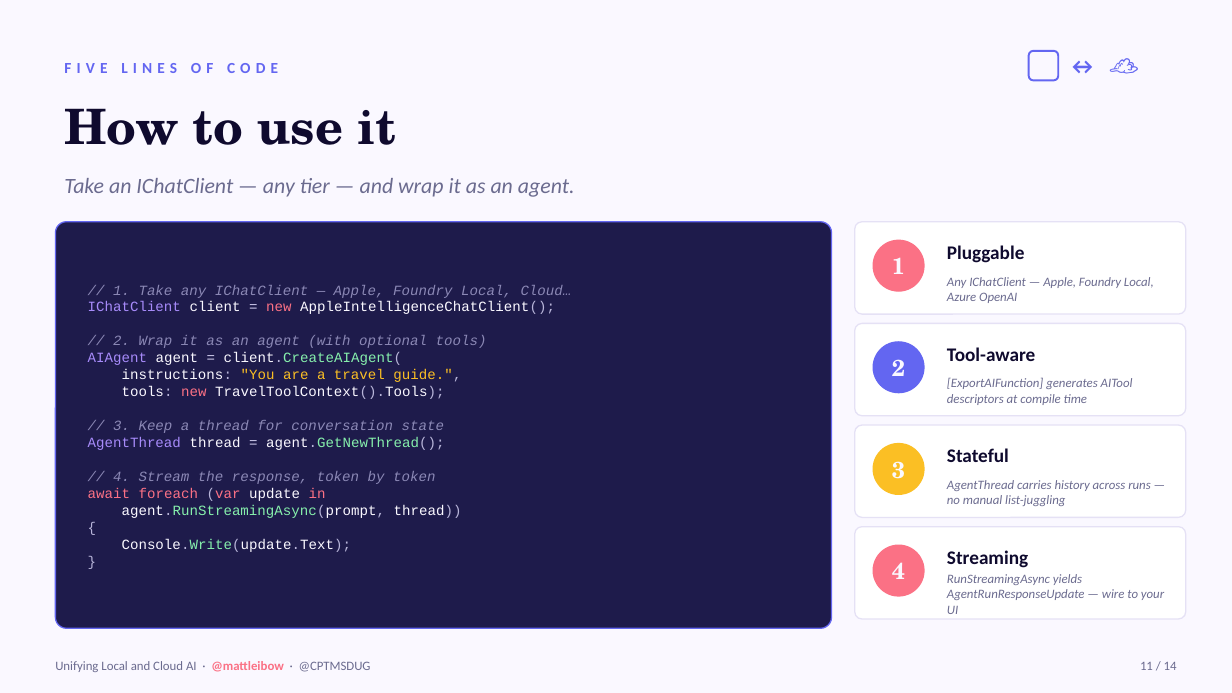
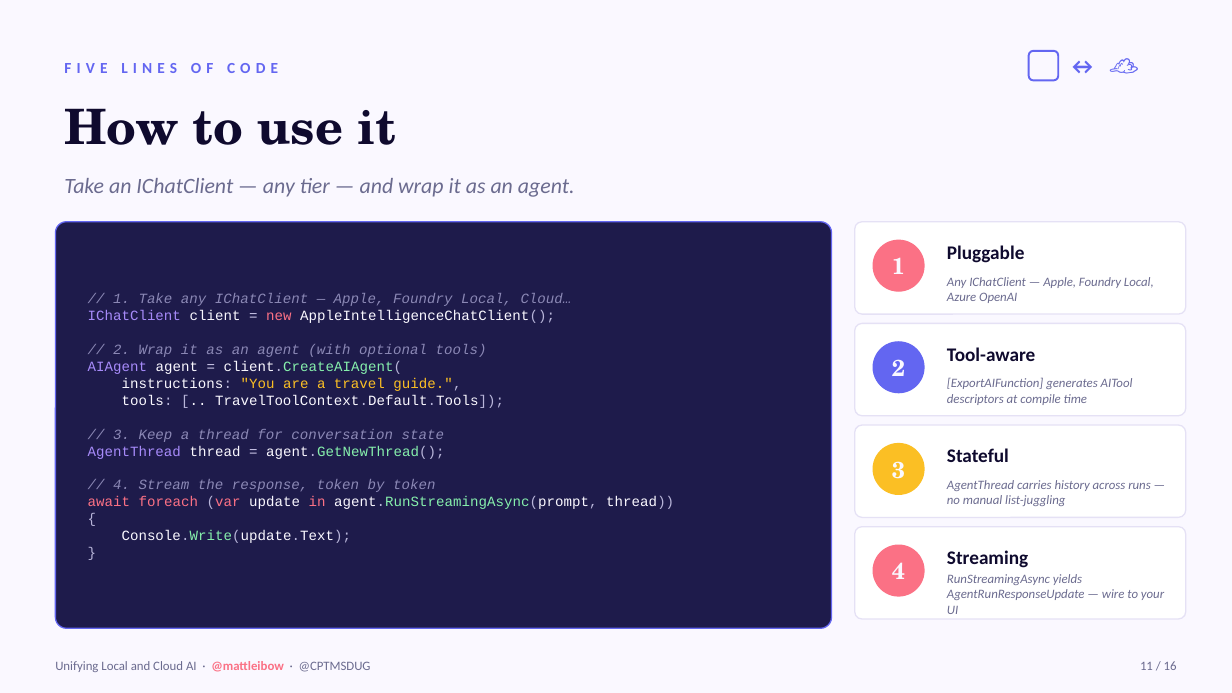
Before and after one commit to mattleibow/cptmsdug-local-cloud-agent-framework, a slide deck: slide 11 of slides/Unifying-Local-Cloud-AI.pptx. Drawn at 1232x693 pixels with LibreOffice and Linux fonts; fonts in the diff are those of the drawing. Boxes give left, top, right and bottom in pixels: in the first picture for what was removed or moved away, otherwise in the second. Text is boxed around its words. In the diff, an @@ line names an element or a change of style, - is before the commit and + after.

```diff
--- a/slides/Unifying-Local-Cloud-AI.pptx
+++ b/slides/Unifying-Local-Cloud-AI.pptx
@@ text at [122, 394, 504, 408]: text changed @@
-tools: new TravelToolContext().Tools);
+tools: [.. TravelToolContext.Default.Tools]);
@@ text at [88, 496, 674, 509]: text changed @@
-await foreach (var update in
-agent.RunStreamingAsync(prompt, thread))
+await foreach (var update in agent.RunStreamingAsync(prompt, thread))
@@ text at [1140, 661, 1177, 670]: text changed @@
-11 / 14
+11 / 16
```
Also in this commit, not shown: 9 other slides changed, 2 slides added, 1 other file.
